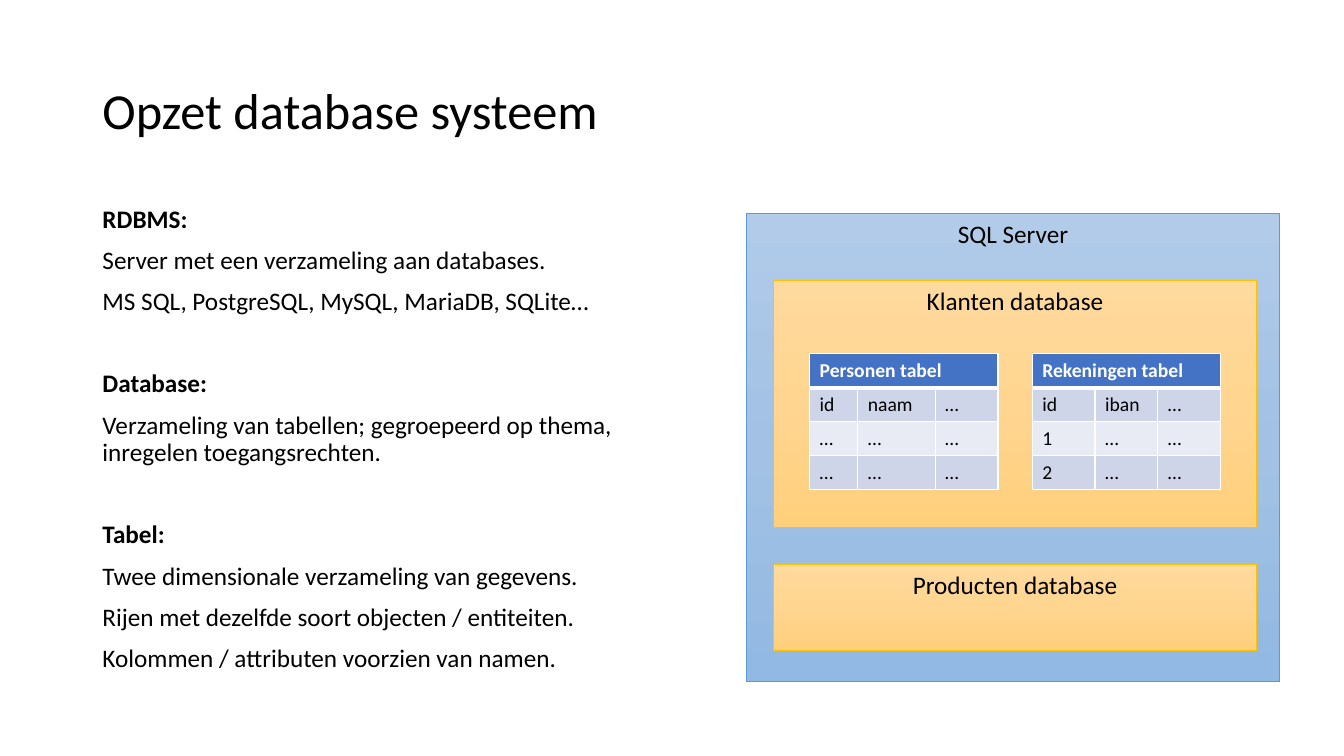
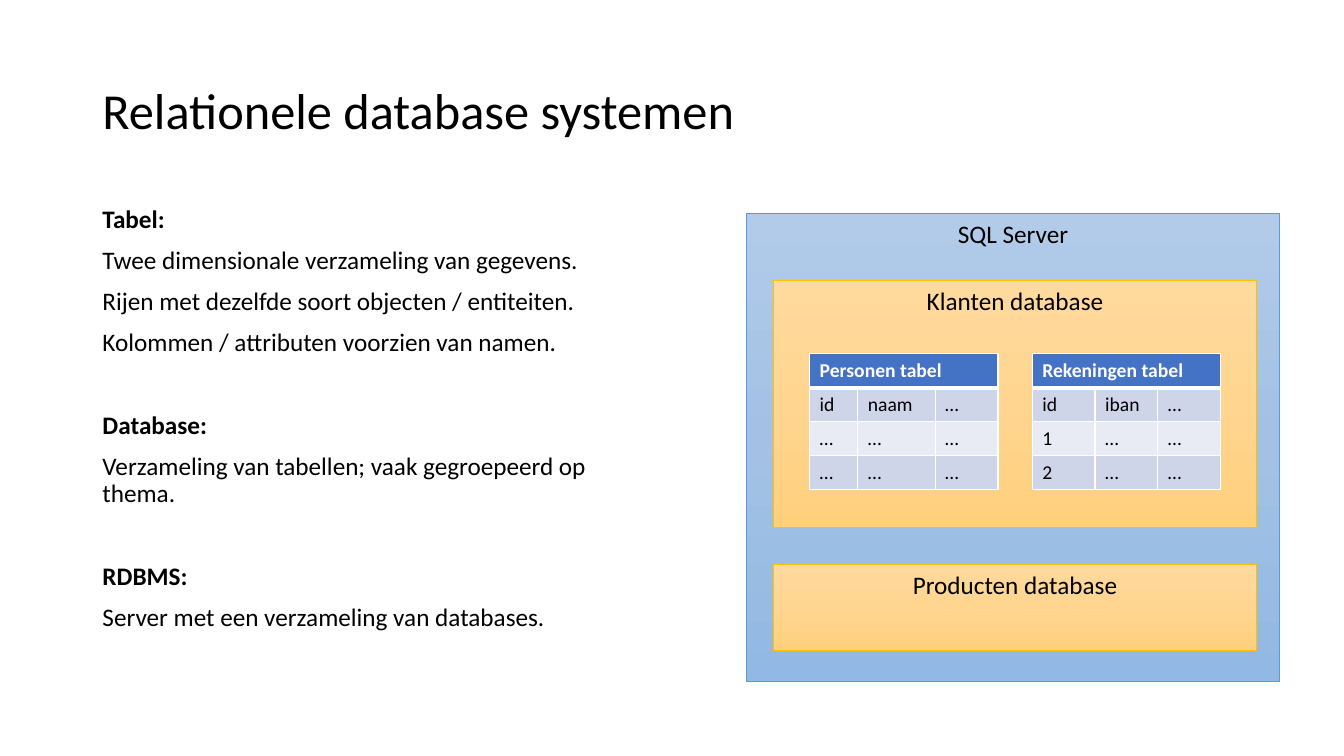
Before and after one commit to LFKoning/knowledge-sharing, a slide deck: slide 6 of sql/sql_introductie.pptx (slide 7 before the commit). Drawn at 1344x756 pixels with LibreOffice and Linux fonts; fonts in the diff are those of the drawing. Boxes give left, top, right and bottom in pixels: in the first picture for what was removed or moved away, otherwise in the second. Text is boxed around its words. In the diff, an @@ line names an element or a change of style, - is before the commit and + after.

```diff
--- a/sql/sql_introductie.pptx
+++ b/sql/sql_introductie.pptx
@@ title at box(102, 94, 734, 137): text changed @@
-Opzet database systeem
+Relationele database systemen
@@ text at box(102, 211, 612, 466): paragraphs removed @@
-RDBMS:
-Server met een verzameling aan databases.
-MS SQL, PostgreSQL, MySQL, MariaDB, SQLite…
-Database:
-Verzameling van tabellen; gegroepeerd op thema, inregelen toegangsrechten.
@@ text at box(102, 416, 585, 631): paragraphs added @@
+Database:
+Verzameling van tabellen; vaak gegroepeerd op thema.
+RDBMS:
+Server met een verzameling van databases.
```
Also in this commit, not shown: 48 other slides changed, 8 slides added, 2 slides removed.
